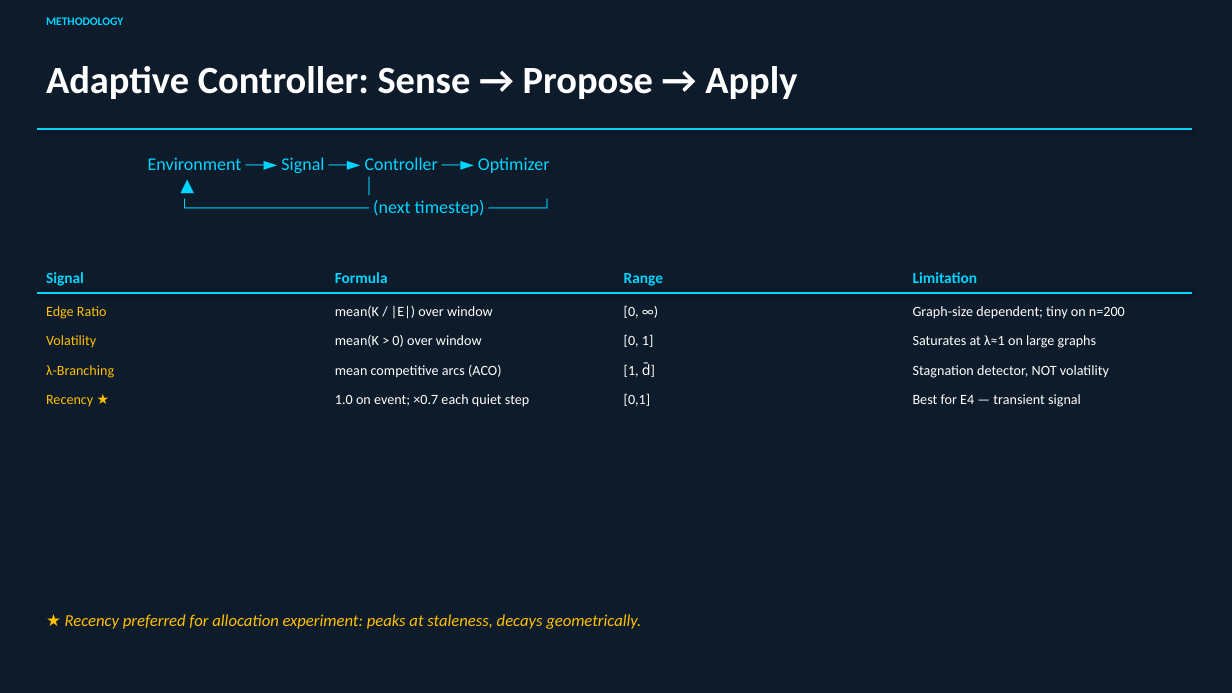
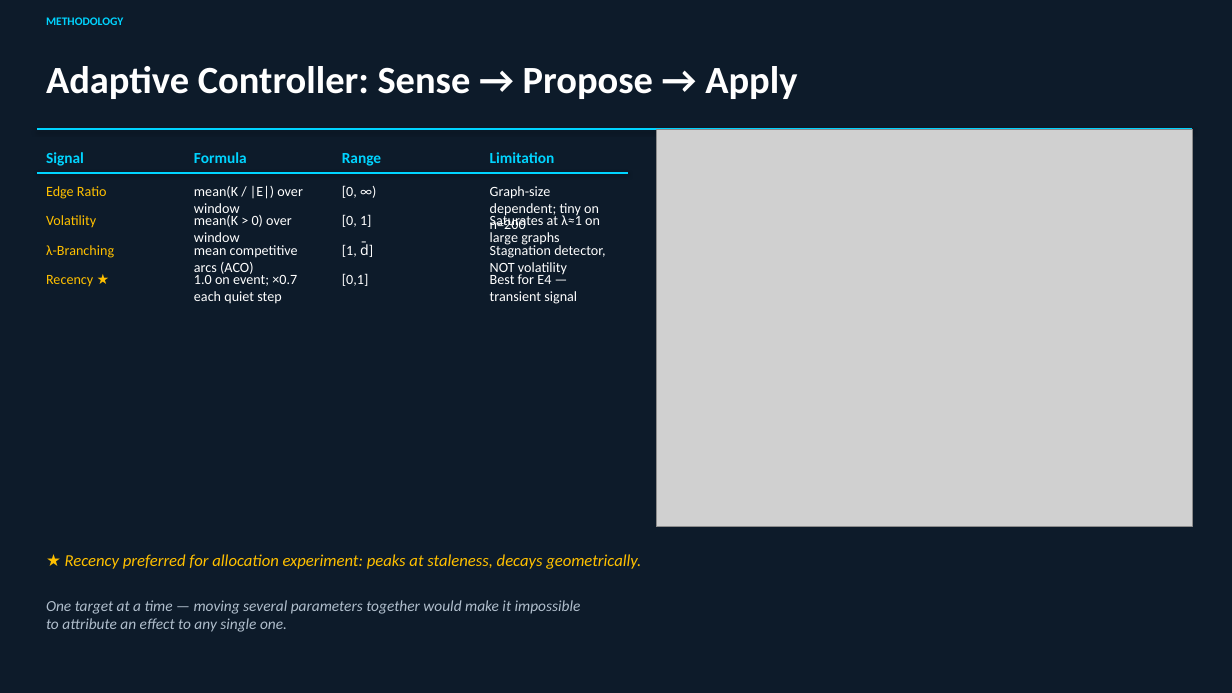
Before and after one commit to VaibhavBansal05/Dynaswarm, a slide deck: slide 16 of dynaswarm_presentation.pptx. Drawn at 1232x693 pixels with LibreOffice and Linux fonts; fonts in the diff are those of the drawing; grey boxes stand for pictures. Boxes give left, top, right and bottom in pixels: in the first picture for what was removed or moved away, otherwise in the second. Text is boxed around its words. In the diff, an @@ line names an element or a change of style, - is before the commit and + after.

```diff
--- a/dynaswarm_presentation.pptx
+++ b/dynaswarm_presentation.pptx
@@ text "Signal": place and size @@
-text "Signal" at box(46, 272, 84, 286)
+text "Signal" at box(46, 152, 84, 166)
@@ text "Formula": place and size @@
-text "Formula" at box(335, 272, 388, 283)
+text "Formula" at box(194, 152, 247, 163)
@@ text "Range": place and size @@
-text "Range" at box(624, 273, 663, 286)
+text "Range" at box(342, 153, 381, 166)
@@ text "Limitation": place and size @@
-text "Limitation" at box(913, 272, 978, 283)
+text "Limitation" at box(490, 152, 555, 163)
@@ picture added at box(656, 129, 1192, 527) @@
@@ text "Edge Ratio": place and size @@
-text "Edge Ratio" at box(46, 306, 107, 319)
+text "Edge Ratio" at box(46, 186, 107, 199)
@@ line moved from (37, 293) - (1192, 293) to (37, 173) - (628, 173) @@
@@ text removed at box(148, 157, 550, 216) @@
-Environment ──► Signal ──► Controller ──► Optimizer
-▲ │
-└──────────────────── (next timestep) ──────┘
@@ text "mean(K / |E|) over window" rewrapped from box(335, 305, 493, 319) to box(194, 185, 303, 217) @@
@@ text "[0, ∞)": place and size @@
-text "[0, ∞)" at box(624, 305, 639, 318)
+text "[0, ∞)" at box(342, 185, 357, 198)
@@ text "Graph-size dependent; tiny on n=200" rewrapped from box(913, 306, 1125, 319) to box(490, 186, 599, 234) @@
@@ text "Volatility": place and size @@
-text "Volatility" at box(46, 335, 96, 348)
+text "Volatility" at box(46, 215, 96, 228)
@@ text "mean(K > 0) over window" rewrapped from box(335, 335, 482, 347) to box(194, 215, 292, 242) @@
@@ text "[0, 1]": place and size @@
-text "[0, 1]" at box(624, 334, 653, 347)
+text "[0, 1]" at box(342, 214, 371, 227)
@@ text "Saturates at λ≈1 on large ..." rewrapped from box(913, 335, 1096, 348) to box(490, 213, 600, 246) @@
@@ text "λ-Branching": place and size @@
-text "λ-Branching" at box(46, 365, 114, 378)
+text "λ-Branching" at box(46, 245, 114, 258)
@@ text "mean competitive arcs (ACO)" rewrapped from box(335, 365, 501, 378) to box(194, 245, 298, 276) @@
@@ text "[1, d̄]": place and size @@
-text "[1, d̄]" at box(624, 362, 646, 377)
+text "[1, d̄]" at box(342, 241, 364, 257)
@@ text "Stagnation detector, NOT volatility" rewrapped from box(913, 365, 1109, 378) to box(490, 243, 605, 276) @@
@@ text "Recency ★": place and size @@
-text "Recency ★" at box(46, 395, 93, 407)
+text "Recency ★" at box(46, 275, 93, 287)
@@ text "1.0 on event; ×0.7 each ..." rewrapped from box(335, 394, 529, 407) to box(194, 272, 297, 304) @@
@@ text "[0,1]": place and size @@
-text "[0,1]" at box(624, 393, 650, 406)
+text "[0,1]" at box(342, 273, 368, 286)
@@ text "Best for E4 — transient ..." rewrapped from box(913, 394, 1081, 407) to box(490, 274, 577, 304) @@
@@ text "★ Recency preferred for allocation ...": place and size @@
-text "★ Recency preferred for allocation ..." at box(65, 614, 641, 629)
+text "★ Recency preferred for allocation ..." at box(65, 554, 641, 569)
@@ text added at box(46, 600, 581, 632), 12 pt, text #B0BECC, italic @@
+One target at a time — moving several parameters together would make it impossible
+to attribute an effect to any single one.
```
Also in this commit, not shown: 14 other slides changed, 4 slides added, 2 slides removed, 6 other files.
